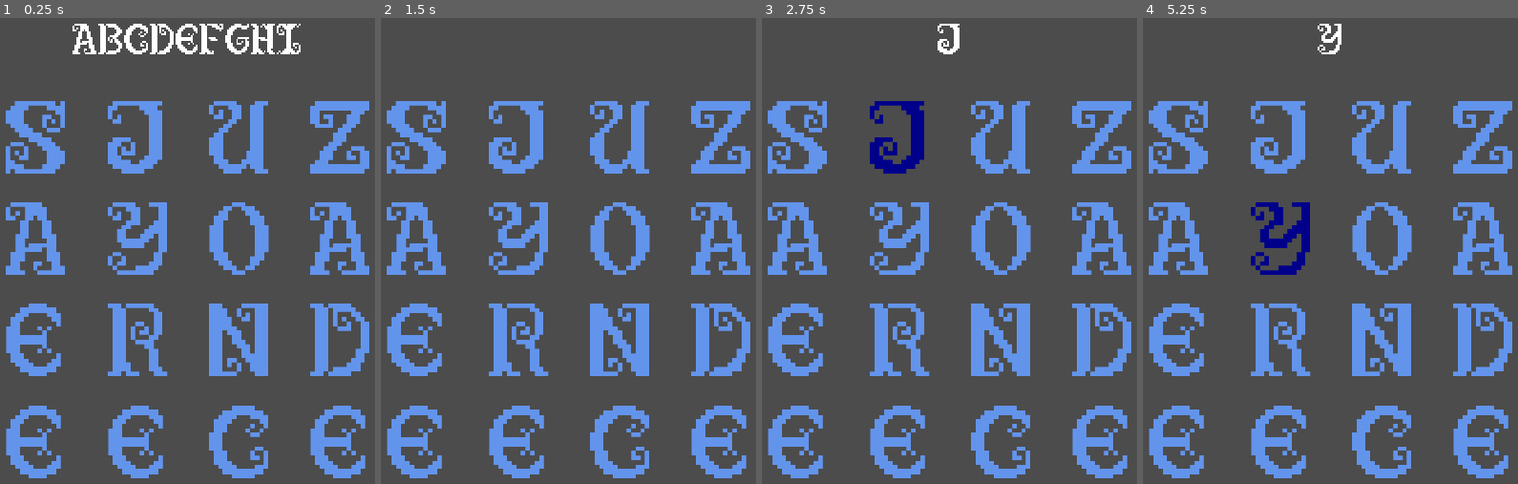
Above: before the commit, frames 1-4 (left to right).
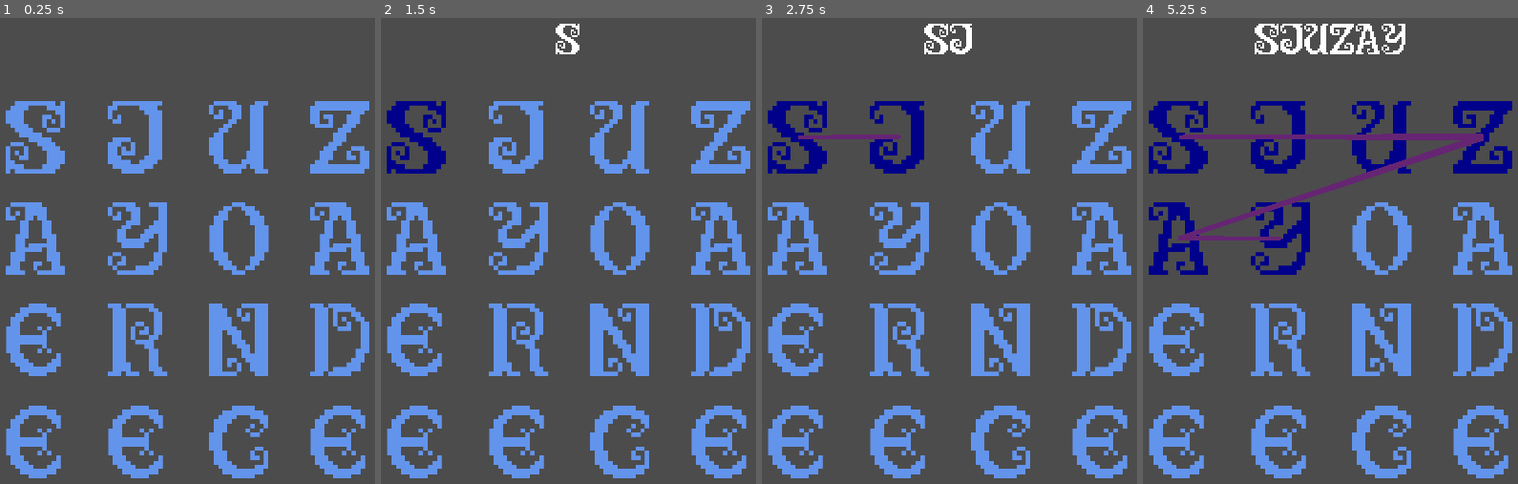
Above: after the commit, the same moments.

Repository: zapscribbles/boggle-clone
Game: Godot game, scene res://Game.tscn
The game is run twice, just before and just after one commit, with the same random seed, the same clock (stepped at 60 frames per second) and the same inputs.
Inputs (mouse positions are in pixels of both pictures, inside the frame that each line leads up to):
- Up to frame 1 (0.25 s): no input
- Up to frame 2 (1.5 s): tap Enter at 0.5 s; click (568, 120) at 0.67 s; tap Space at 1.25 s; move the mouse to (418, 139) at 1.27 s; click (418, 139) at 1.42 s
- Up to frame 3 (2.75 s): tap Enter at 2 s; move the mouse to (900, 139) at 2.02 s; click (900, 139) at 2.17 s
- Up to frame 4 (5.25 s): tap Space at 2.75, 4.25 s; move the mouse to (1383, 139) at 2.77 s; click (1383, 139) at 2.92 s; tap Enter at 3.5 s; move the mouse to (1484, 139) at 3.52 s; click (1484, 139) at 3.67 s; move the mouse to (1180, 237) at 4.27 s; click (1180, 237) at 4.42 s; move the mouse to (1281, 237) at 5.02 s; click (1281, 237) at 5.17 s

The runs differ from the first frame. In frame 1, 1.8% of the frame differs, in the area x 19-81%, y 1-8%; in frame 2, 1.6%; in frame 3, 2.0%; in frame 4, 9.4%, in the area x 1-99%, y 1-56%.

Commit message:
Drag to cast
Will probably change to click/tap to cast

Diff:
--- a/BoggleClone/Game.gd
+++ b/BoggleClone/Game.gd
@@ -1,9 +1,4 @@
 extends Node2D
-
-
-# Declare member variables here. Examples:
-# var a = 2
-# var b = "text"
 
 
 # Called when the node enters the scene tree for the first time.
--- a/BoggleClone/Game.tscn
+++ b/BoggleClone/Game.tscn
@@ -1,12 +1,10 @@
-[gd_scene load_steps=11 format=2]
+[gd_scene load_steps=12 format=2]
 
 [ext_resource path="res://RuneGrid.gd" type="Script" id=1]
 [ext_resource path="res://Rune.tscn" type="PackedScene" id=2]
 [ext_resource path="res://antiquity.tres" type="DynamicFont" id=3]
 [ext_resource path="res://Game.gd" type="Script" id=4]
-
-[sub_resource type="RectangleShape2D" id=6]
-extents = Vector2( 288, 512 )
+[ext_resource path="res://SpellLabel.gd" type="Script" id=5]
 
 [sub_resource type="Theme" id=1]
 default_font = ExtResource( 3 )
@@ -24,15 +22,11 @@
 [sub_resource type="Theme" id=5]
 default_font = SubResource( 4 )
 
+[sub_resource type="RectangleShape2D" id=6]
+extents = Vector2( 288, 512 )
+
 [node name="Game" type="Node2D"]
 script = ExtResource( 4 )
-
-[node name="CancelClick" type="Area2D" parent="."]
-
-[node name="CollisionShape2D" type="CollisionShape2D" parent="CancelClick"]
-visible = false
-position = Vector2( 288, 512 )
-shape = SubResource( 6 )
 
 [node name="Label" type="Label" parent="."]
 visible = false
@@ -87,8 +81,15 @@
 align = 1
 valign = 1
 uppercase = true
+script = ExtResource( 5 )
 __meta__ = {
 "_edit_use_anchors_": false
 }
 
-[connection signal="input_event" from="CancelClick" to="RuneGrid" method="_on_CancelClick_input_event"]
+[node name="CancelCast" type="Area2D" parent="."]
+
+[node name="CollisionShape2D" type="CollisionShape2D" parent="CancelCast"]
+position = Vector2( 288, 512 )
+shape = SubResource( 6 )
+
+[connection signal="input_event" from="CancelCast" to="RuneGrid" method="_on_CancelCast_input_event"]
--- a/BoggleClone/Rune.gd
+++ b/BoggleClone/Rune.gd
@@ -5,6 +5,7 @@
 var hasBeenCast = false
 
 signal casting_started(fromRune)
+signal rune_entered(fromRune)
 
 func _ready():
 	$Letter.letter = letter
@@ -23,5 +24,8 @@
 func _on_HitArea_input_event(_viewport, event, _shape_idx):
 	if event.is_class("InputEventMouseButton"):
 		if event.button_index == BUTTON_LEFT && event.pressed:
-			print("Clicked - ", letter)
 			emit_signal("casting_started", self)
+
+
+func _on_HitArea_mouse_entered():
+	emit_signal("rune_entered", self)
--- a/BoggleClone/Rune.tscn
+++ b/BoggleClone/Rune.tscn
@@ -4,7 +4,7 @@
 [ext_resource path="res://Letter.gd" type="Script" id=2]
 
 [sub_resource type="RectangleShape2D" id=1]
-extents = Vector2( 68, 68 )
+extents = Vector2( 42, 51 )
 
 [node name="Rune" type="Node2D"]
 position = Vector2( 55, 528 )
@@ -29,3 +29,4 @@
 shape = SubResource( 1 )
 
 [connection signal="input_event" from="HitArea" to="." method="_on_HitArea_input_event"]
+[connection signal="mouse_entered" from="HitArea" to="." method="_on_HitArea_mouse_entered"]
--- a/BoggleClone/RuneGrid.gd
+++ b/BoggleClone/RuneGrid.gd
@@ -18,29 +18,10 @@
 
 	pass # Replace with function body.
 
-
 # Called every frame. 'delta' is the elapsed time since the previous frame.
 func _process(delta):
 	if castingState == CASTING_STARTED:
 		castingLine.set_point_position(spellBeingCast.size(), get_global_mouse_position())
-
-func _on_casting_started(rune):
-	if castingState == NOT_CASTING:
-		castingState = CASTING_STARTED
-		castingLine.add_point(rune.position + rune.centre)
-		spellBeingCast.append(rune)
-		rune.beingCast()
-		emit_signal("spell_updated")
-		castingLine.add_point(get_global_mouse_position())
-		get_tree().set_input_as_handled()
-	elif castingState == CASTING_STARTED:
-		if not rune.hasBeenCast:
-			castingLine.set_point_position(spellBeingCast.size(), rune.position + rune.centre)
-			spellBeingCast.append(rune)
-			rune.beingCast()
-			emit_signal("spell_updated")
-			castingLine.add_point(get_global_mouse_position())
-			get_tree().set_input_as_handled()
 
 func generate_grid():
 	# Roll each dice to get a single letter
@@ -77,14 +58,36 @@
 		rune.position = runeStartPos + Vector2(runeSize * col, runeSize * row )
 		add_child(rune, true)
 		rune.connect("casting_started", self, "_on_casting_started")
+		rune.connect("rune_entered", self, "_on_rune_entered")
 
+func add_rune_to_spell(rune):
+	spellBeingCast.append(rune)
+	rune.beingCast()
+	emit_signal("spell_updated")
+	castingLine.add_point(get_global_mouse_position())
 
-func _on_CancelClick_input_event(viewport, event, shape_idx):
+func _on_casting_started(rune):
+	if castingState == NOT_CASTING:
+		castingState = CASTING_STARTED
+		castingLine.add_point(rune.position + rune.centre)
+		add_rune_to_spell(rune)
+		print("Casting started at ", rune.letter)
+#		get_tree().set_input_as_handled()
+
+func _on_rune_entered(rune):
+	if castingState == CASTING_STARTED:
+		if not rune.hasBeenCast:
+			castingLine.set_point_position(spellBeingCast.size(), rune.position + rune.centre)
+			add_rune_to_spell(rune)
+			print("Casting continues at letter ", rune.letter)
+#			get_tree().set_input_as_handled()
+
+func _on_CancelCast_input_event(viewport, event, shape_idx):
 	if (event.is_class("InputEventMouseButton") &&
-	event.button_index == BUTTON_LEFT &&
+	event.button_index == BUTTON_RIGHT &&
 	event.pressed &&
 	castingState == CASTING_STARTED):
-		print("click cancelled")
+		print("cast cancelled")
 		castingState = NOT_CASTING
 		castingLine.clear_points()
 		for rune in spellBeingCast:
--- /dev/null
+++ b/BoggleClone/SpellLabel.gd
@@ -0,0 +1,5 @@
+extends Label
+
+# Called when the node enters the scene tree for the first time.
+func _ready():
+	text = ""
